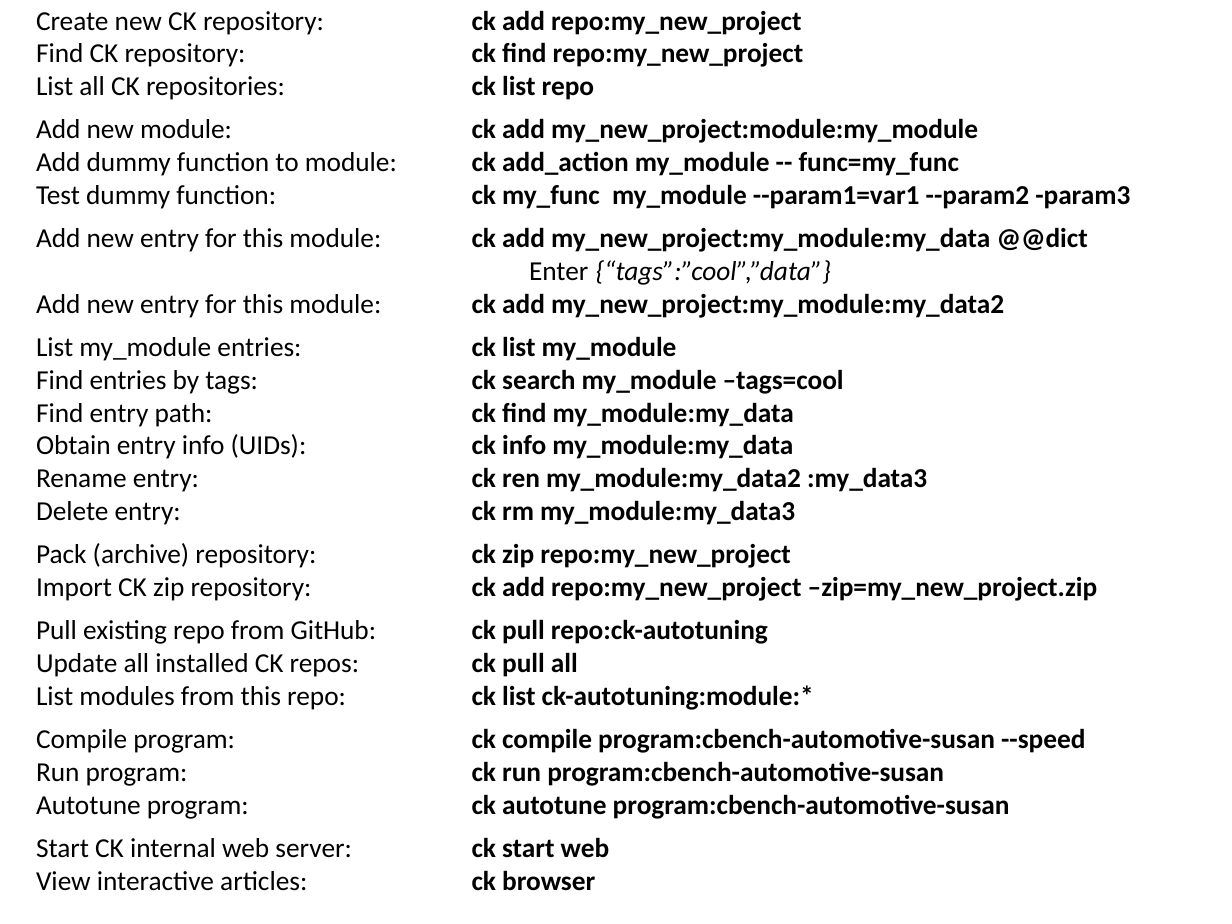
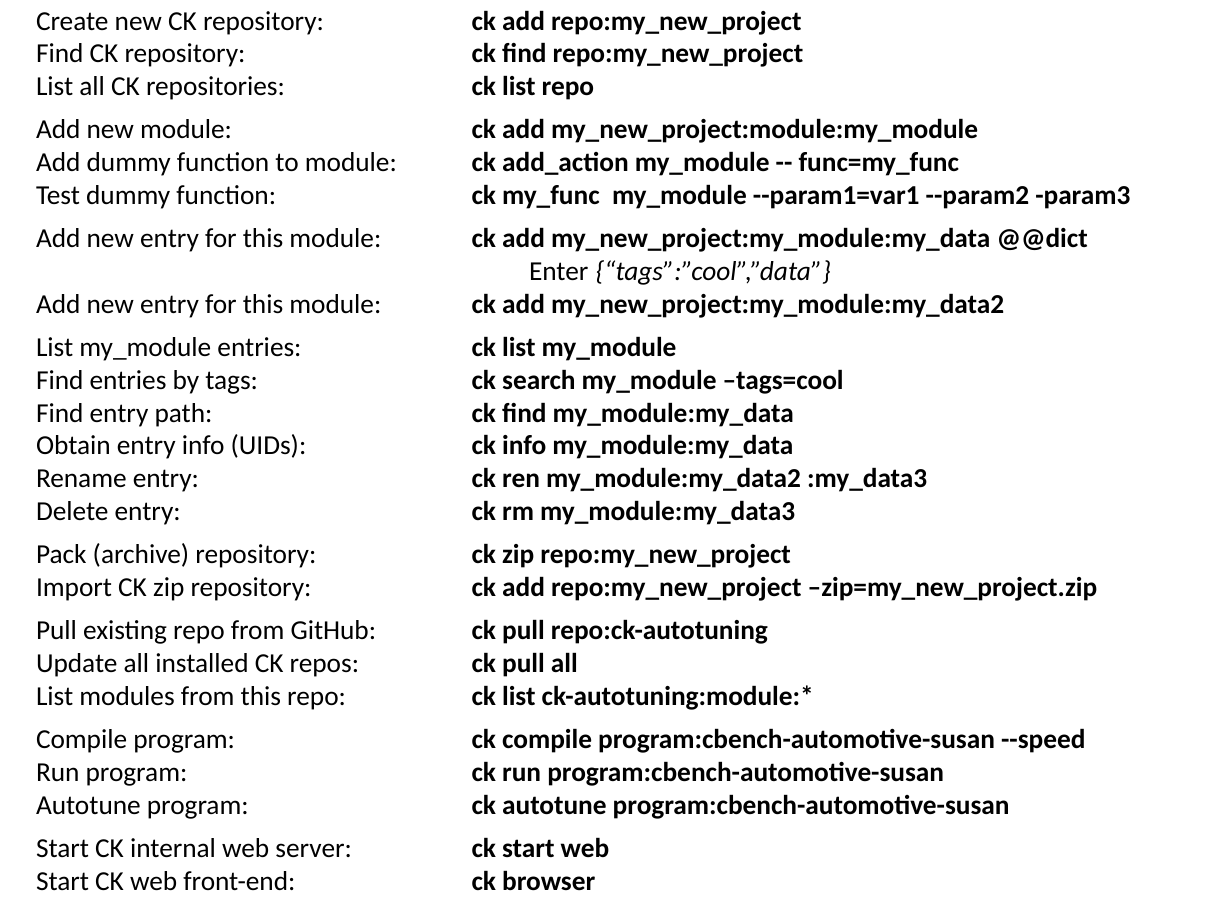
Before and after one commit to ctuning/ck-assets, a slide deck: slide 1 of slide/convert-to-ck/ef7349a78679ca71.ppt. Drawn at 1232x924 pixels with LibreOffice and Linux fonts; fonts in the diff are those of the drawing. Boxes give left, top, right and bottom in pixels: in the first picture for what was removed or moved away, otherwise in the second. Text is boxed around its words. In the diff, an @@ line names an element or a change of style, - is before the commit and + after.

Commit message:
more slides about CK internals

```diff
--- a/slide/convert-to-ck/ef7349a78679ca71.ppt
+++ b/slide/convert-to-ck/ef7349a78679ca71.ppt
@@ text at box(36, 837, 595, 891): text changed @@
-View interactive articles: ck browser
+Start CK web front-end: ck browser
```
Also in this commit, not shown: 25 other files.
